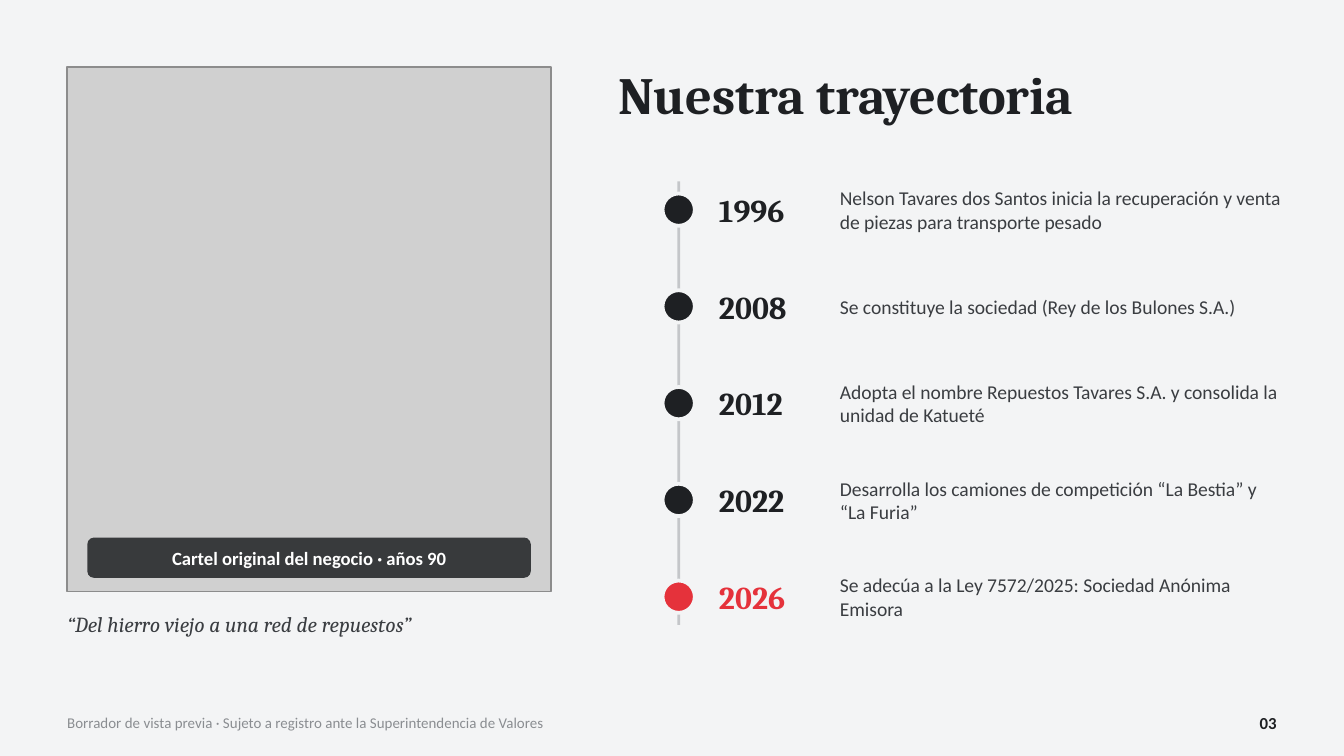
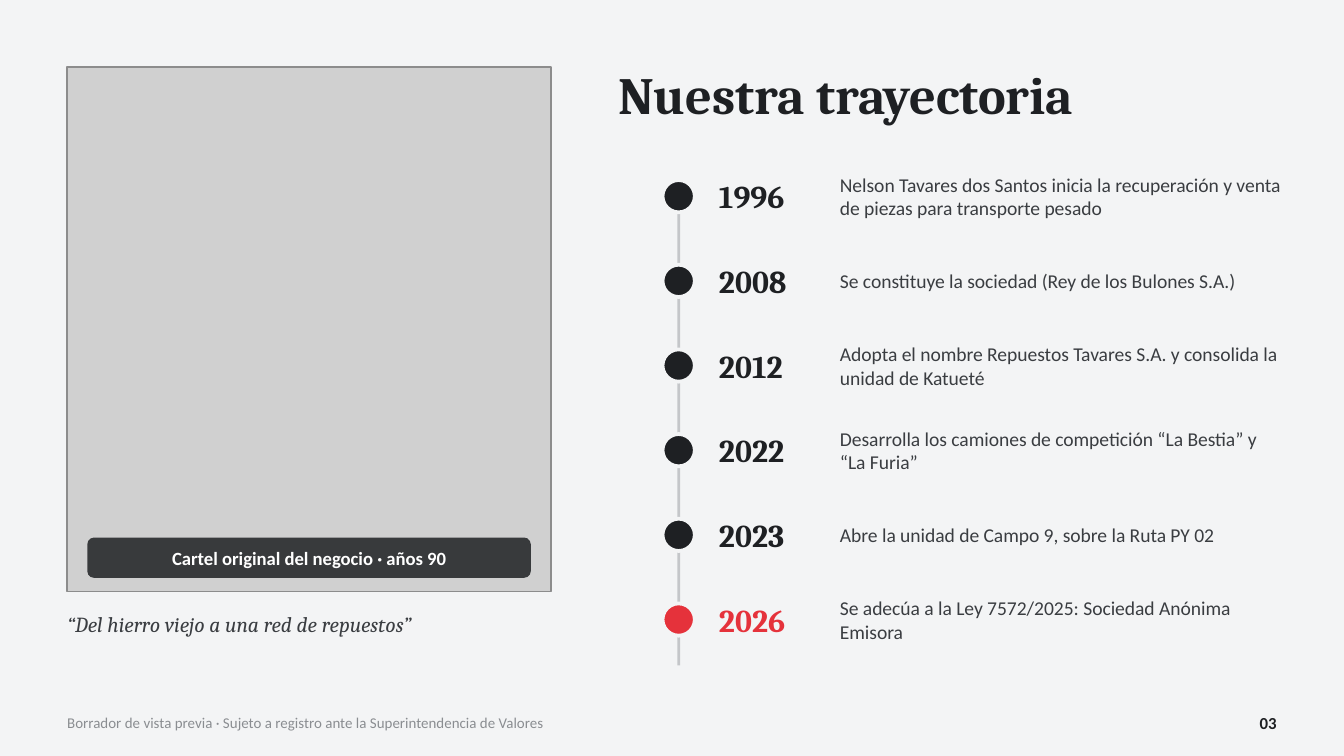
Before and after one commit to josecavalier94/n8n-render-deploy, a slide deck: slide 3 of Vista_Previa_Presentacion_Tavares.pptx. Drawn at 1344x756 pixels with LibreOffice and Linux fonts; fonts in the diff are those of the drawing; grey boxes stand for pictures. Boxes give left, top, right and bottom in pixels: in the first picture for what was removed or moved away, otherwise in the second. Text is boxed around its words. In the diff, an @@ line names an element or a change of style, - is before the commit and + after.

```diff
--- a/Vista_Previa_Presentacion_Tavares.pptx
+++ b/Vista_Previa_Presentacion_Tavares.pptx
@@ 2 texts, 1 ellipse: place and size @@
-2 texts, 1 ellipse at box(663, 191, 1280, 232)
+2 texts, 1 ellipse at box(663, 178, 1280, 218)
@@ line moved from (679, 181) - (679, 625) to (679, 181) - (679, 665) @@
@@ 2 texts, 1 ellipse: place and size @@
-2 texts, 1 ellipse at box(663, 290, 1235, 323)
+2 texts, 1 ellipse at box(663, 265, 1235, 297)
@@ ellipse: place and size @@
-ellipse at box(663, 387, 695, 419)
+ellipse at box(663, 349, 695, 382)
@@ text "2012": place and size @@
-text "2012" at box(719, 393, 783, 416)
+text "2012" at box(719, 356, 783, 379)
@@ text "Adopta el nombre Repuestos Tavares ...": place and size @@
-text "Adopta el nombre Repuestos Tavares ..." at box(840, 385, 1277, 422)
+text "Adopta el nombre Repuestos Tavares ..." at box(840, 347, 1277, 385)
@@ 2 texts, 1 ellipse: place and size @@
-2 texts, 1 ellipse at box(663, 482, 1257, 519)
+2 texts, 1 ellipse at box(663, 432, 1257, 469)
@@ ellipse: place and size @@
-ellipse at box(663, 581, 695, 613)
+ellipse at box(663, 519, 695, 551)
@@ ellipse at box(663, 519, 695, 551): fill #E5323B to #1E2023 @@
@@ text added at box(719, 525, 784, 548), 17 pt, text #1E2023, bold @@
+2023
@@ text added at box(840, 528, 1214, 545), 10.5 pt, text #3A3D41 @@
+Abre la unidad de Campo 9, sobre la Ruta PY 02
@@ text "2026": place and size @@
-text "2026" at box(719, 587, 785, 609)
+text "2026" at box(719, 610, 785, 632)
@@ text "Se adecúa a la Ley ...": place and size @@
-text "Se adecúa a la Ley ..." at box(840, 578, 1230, 616)
+text "Se adecúa a la Ley ..." at box(840, 601, 1230, 639)
@@ ellipse added at box(663, 603, 695, 636), fill #E5323B, outline #F3F4F5 2 pt @@
```
Also in this commit, not shown: 3 other slides changed.
